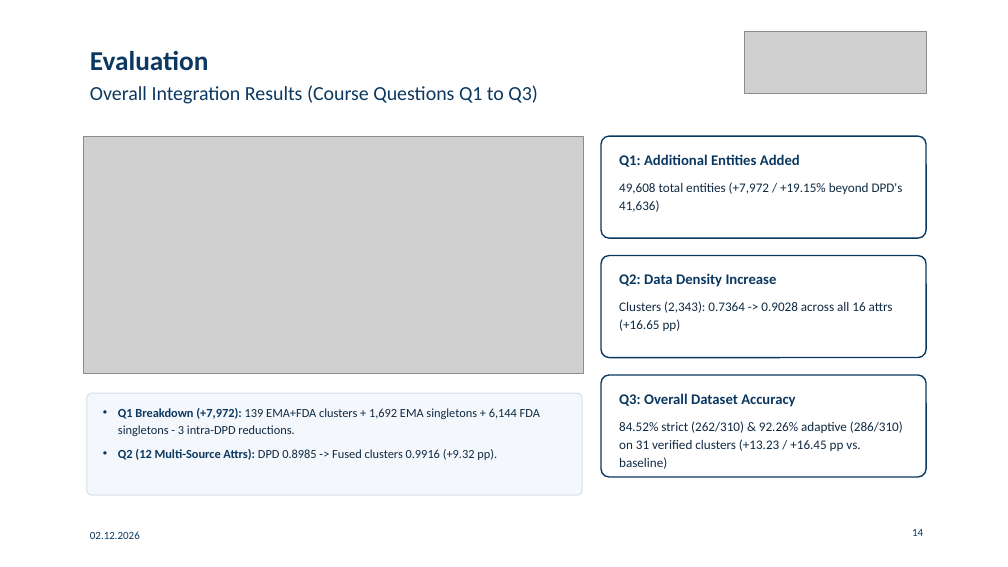
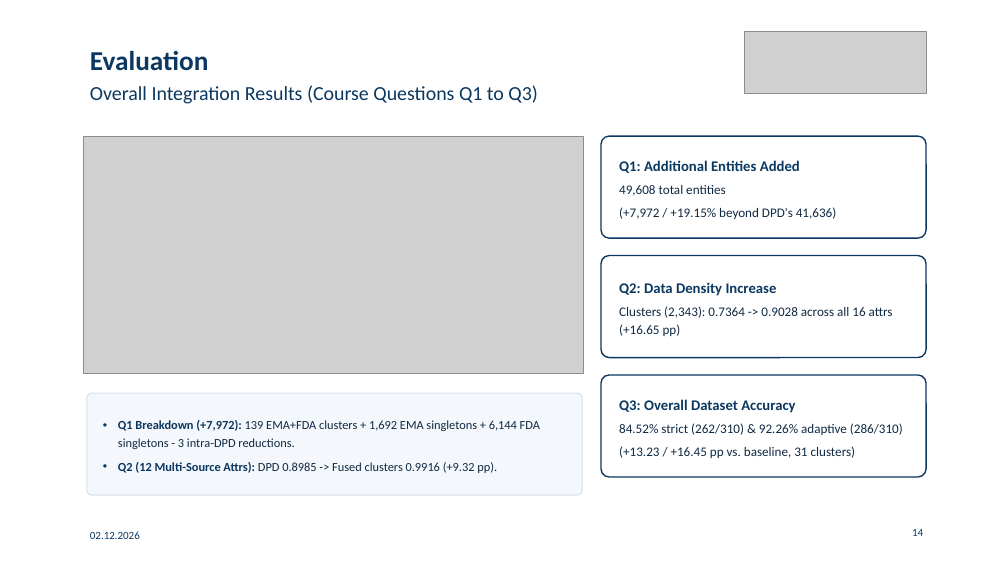
Before and after one commit to gabegagster/wdi-drug-integration, a slide deck: slide 14 of docs/presentation/wdi_drug_integration_presentation.pptx. Drawn at 1008x567 pixels with LibreOffice and Linux fonts; fonts in the diff are those of the drawing; grey boxes stand for pictures. Boxes give left, top, right and bottom in pixels: in the first picture for what was removed or moved away, otherwise in the second. Text is boxed around its words. In the diff, an @@ line names an element or a change of style, - is before the commit and + after.

Commit message:
docs(presentation): center box layouts, refine Slide 14 cards, and align phrasing

```diff
--- a/docs/presentation/wdi_drug_integration_presentation.pptx
+++ b/docs/presentation/wdi_drug_integration_presentation.pptx
@@ text "Q1: Additional Entities Added": place and size @@
-text "Q1: Additional Entities Added" at box(619, 182, 903, 212)
+text "Q1: Additional Entities Added" at box(619, 160, 836, 219)
@@ text at box(619, 160, 800, 173): paragraph added @@
+Q1: Additional Entities Added
@@ text removed at box(619, 154, 800, 167) @@
-Q1: Additional Entities Added
@@ text at box(619, 185, 836, 219): line spacing 1.15 to 1.18 @@
@@ text "Q2: Data Density Increase": place and size @@
-text "Q2: Data Density Increase" at box(619, 301, 893, 331)
+text "Q2: Data Density Increase" at box(619, 282, 893, 336)
@@ text at box(619, 282, 777, 296): paragraph added @@
+Q2: Data Density Increase
@@ text removed at box(619, 273, 777, 287) @@
-Q2: Data Density Increase
@@ text at box(619, 306, 893, 336): line spacing 1.15 to 1.18 @@
@@ vertical alignment top to middle in 4 elements at box(118, 420, 540, 473), box(619, 282, 893, 336), box(619, 160, 836, 219), box(619, 399, 903, 458) @@
@@ text at box(619, 399, 903, 458): text changed @@
-84.52% strict (262/310) & 92.26% adaptive (286/310) on 31 verified clusters (+13.23 / +16.45 pp vs. baseline)
+Q3: Overall Dataset Accuracy
+84.52% strict (262/310) & 92.26% adaptive (286/310)
+(+13.23 / +16.45 pp vs. baseline, 31 clusters)
@@ text removed at box(619, 393, 795, 407) @@
-Q3: Overall Dataset Accuracy
@@ text at box(118, 462, 497, 473): less space between paragraphs @@
```
Also in this commit, not shown: 11 other slides changed, 1 other file.
